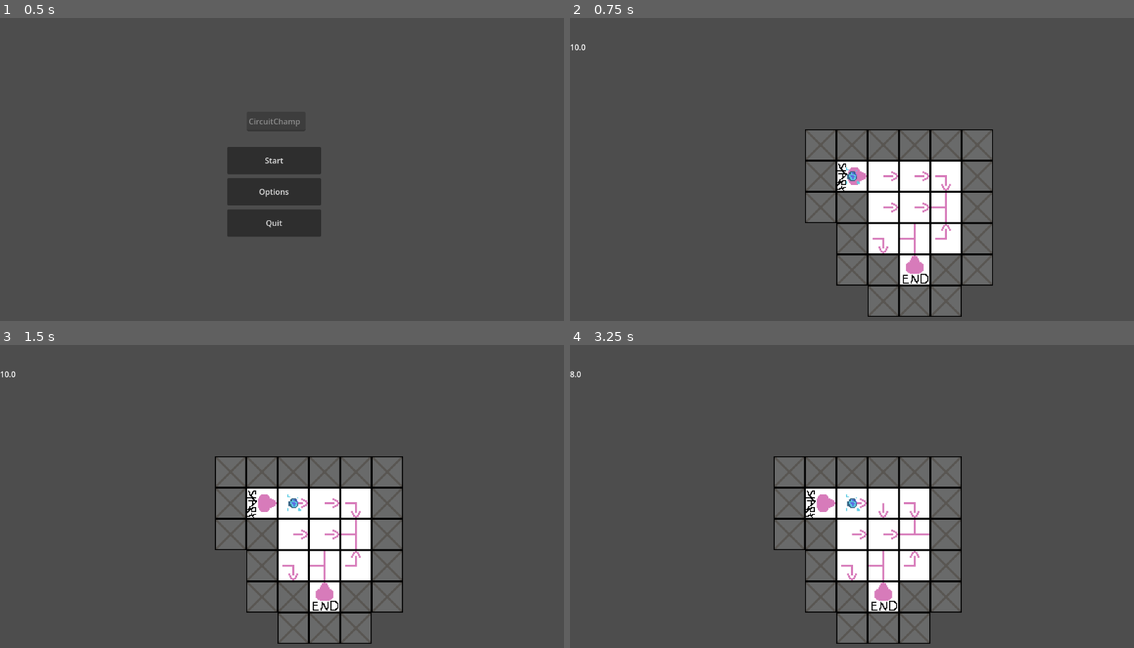
Above: before the commit, frames 1-4 (two rows, left to right).
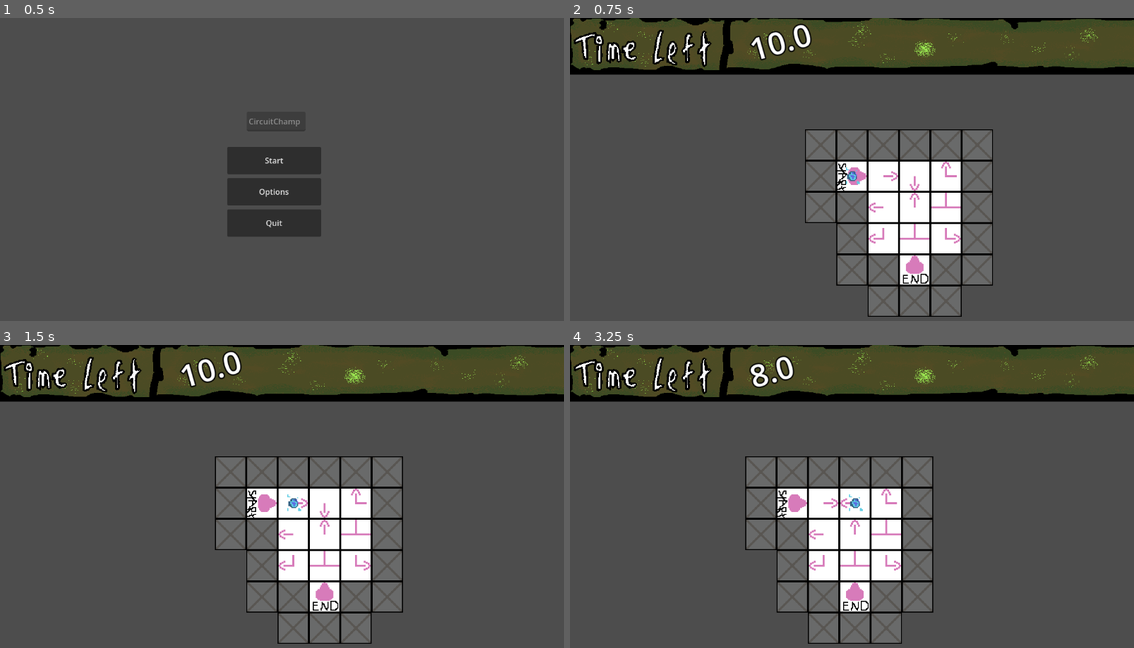
Above: after the commit, the same moments.

Repository: Leaveess/CircuitPuzzle
Game: Godot game, scene res://Scenes/mainmenu.tscn
Same seed, same stepped clock (60 frames per second), same inputs: the game is played once before the commit and once after it.
Inputs (mouse positions are in pixels of both pictures, inside the frame that each line leads up to):
- Up to frame 1 (0.5 s): no input
- Up to frame 2 (0.75 s): click "Start" at 0.5 s
- Up to frame 3 (1.5 s): tap Enter at 1.25 s; move the mouse to (377, 502) at 1.27 s; hold D (right) from 1.28 s (still down); click (377, 502) at 1.42 s
- Up to frame 4 (3.25 s): move the mouse to (885, 502) at 2.02 s; release D (right) at 2.03 s; hold S (down) 2.03-2.78 s; click (885, 502) at 2.17 s; move the mouse to (914, 532) at 2.77 s; hold D (right) from 2.78 s (still down); click (914, 532) at 2.92 s

Frame 1 is identical in both runs. In frame 2, 19% of the frame differs, in the area x 0-100%, y 0-78%; in frame 3, 19%; in frame 4, 30%, in the area x 0-100%, y 0-99%.

Commit message:
Updated
Tiles updated
Ui Updated timer fixed

Diff:
--- a/Scenes/LevelUi.tscn
+++ b/Scenes/LevelUi.tscn
@@ -1,6 +1,7 @@
 [gd_scene format=3 uid="uid://dm8cwfrotxh5n"]
 
 [ext_resource type="Script" uid="uid://cnuspiau14g2f" path="res://Scripts/UI.gd" id="1_80pfe"]
+[ext_resource type="Texture2D" uid="uid://drbcfn2gfidcq" path="res://Textures/TopUI.png" id="2_l7pld"]
 
 [node name="LevelUi" type="Control" unique_id=1055713849]
 layout_mode = 3
@@ -13,9 +14,25 @@
 [node name="UI" type="CanvasLayer" parent="." unique_id=1744820219]
 script = ExtResource("1_80pfe")
 
+[node name="Sprite2D" type="Sprite2D" parent="UI" unique_id=1547711323]
+texture_filter = 1
+position = Vector2(632, 56)
+scale = Vector2(1.2400012, 1)
+texture = ExtResource("2_l7pld")
+region_enabled = true
+region_rect = Rect2(0, 0, 1028, 121)
+
 [node name="MarginContainer" type="MarginContainer" parent="UI" unique_id=366628504]
-offset_right = 496.0
-offset_bottom = 120.0
+offset_left = 351.99997
+offset_top = 8.000008
+offset_right = 848.0
+offset_bottom = 128.0
+rotation = -0.27687153
 
 [node name="Timerlabel" type="Label" parent="UI/MarginContainer" unique_id=1202754615]
 layout_mode = 2
+theme_override_colors/font_outline_color = Color(0, 0, 0, 1)
+theme_override_constants/outline_size = 10
+theme_override_font_sizes/font_size = 64
+horizontal_alignment = 3
+vertical_alignment = 3
--- a/Scenes/SparkCharacter.tscn
+++ b/Scenes/SparkCharacter.tscn
@@ -6,7 +6,7 @@
 [sub_resource type="RectangleShape2D" id="RectangleShape2D_7d56k"]
 size = Vector2(16, 16)
 
-[node name="CharacterBody2D" type="CharacterBody2D" unique_id=1504984075]
+[node name="CharacterBody2D" type="CharacterBody2D" unique_id=1504984075 groups=["player"]]
 disable_mode = 1
 collision_mask = 6
 script = ExtResource("1_m27fp")
@@ -15,7 +15,7 @@
 texture_filter = 1
 texture = ExtResource("2_4utue")
 
-[node name="CollisionShape2D" type="CollisionShape2D" parent="." unique_id=663330191]
+[node name="CollisionShape2D" type="CollisionShape2D" parent="." unique_id=663330191 groups=["player"]]
 shape = SubResource("RectangleShape2D_7d56k")
 
 [node name="up" type="RayCast2D" parent="." unique_id=1575769447]
--- a/Scenes/wires/Tile.tscn
+++ b/Scenes/wires/Tile.tscn
@@ -8,6 +8,9 @@
 
 [sub_resource type="RectangleShape2D" id="RectangleShape2D_iof5j"]
 size = Vector2(32, 1)
+
+[sub_resource type="RectangleShape2D" id="RectangleShape2D_vsccb"]
+size = Vector2(32, 32)
 
 [node name="Tile" type="Node2D" unique_id=2111458292 groups=["tiles"]]
 script = ExtResource("1_r4md0")
@@ -40,4 +43,12 @@
 position = Vector2(0, 0.5)
 shape = SubResource("RectangleShape2D_iof5j")
 
+[node name="Area2D" type="Area2D" parent="." unique_id=626674582 groups=["tiles"]]
+collision_layer = 2
+
+[node name="CollisionShape2D" type="CollisionShape2D" parent="Area2D" unique_id=946411715]
+shape = SubResource("RectangleShape2D_vsccb")
+
 [connection signal="input_event" from="Clickable" to="." method="_on_clickable_input_event"]
+[connection signal="body_entered" from="Area2D" to="." method="_on_area_2d_body_entered"]
+[connection signal="body_exited" from="Area2D" to="." method="_on_area_2d_body_exited"]
--- a/Scenes/wires/end_tile.tscn
+++ b/Scenes/wires/end_tile.tscn
@@ -54,4 +54,4 @@
 position = Vector2(-0.00532005, 0.58243465)
 shape = SubResource("RectangleShape2D_mnfkv")
 
-[connection signal="area_entered" from="Clickable" to="Clickable" method="_on_area_entered"]
+[connection signal="body_entered" from="Clickable" to="Clickable" method="_on_body_entered"]
--- a/Scripts/game_manager.gd
+++ b/Scripts/game_manager.gd
@@ -9,15 +9,11 @@
 signal levelFail
 signal timerUpdate(timer)
 
-func _ready():
-	randomize()
 
 func levelStart(levelName: String, startTime: float):
 	CurrentlevelName = levelName
 	timer = startTime
 	levelPlaying = true
-
-	#rotateRandom()
 
 # Called every frame. 'delta' is the elapsed time since the previous frame.
 func _process(delta: float):
@@ -34,10 +30,15 @@
 	if not levelPlaying:
 		return
 	levelPlaying = false
+
+	completedLevels[CurrentlevelName] = true
 	emit_signal("levelComplete")
+
+	get_tree().change_scene_to_file("res://Scenes/mainmenu.tscn")
+	print(completedLevels)
 
 func failLevel():
 	levelPlaying = false
 	emit_signal("levelFail")
 
-#func rotateRandom():
+	get_tree().reload_current_scene()
--- a/Scripts/tile.gd
+++ b/Scripts/tile.gd
@@ -1,10 +1,41 @@
 extends Node2D
 
+var Rotatable = true
+var sparkOntop = false
+
+func _ready():
+	randomize()
+	randomRotation()
 
 func rotateTile():
-	rotation += PI/2
+	if sparkOntop:
+		return
+	rotation_degrees += 90
+
+func randomRotation():
+	var rotations = randi() % 4
+	rotation_degrees = rotations * 90
 
 func _on_clickable_input_event(viewport: Node, event: InputEvent, shape_idx: int) -> void:
 	if event is InputEventMouseButton:
 		if event.pressed and event.button_index == MOUSE_BUTTON_LEFT:
 			rotateTile()
+
+func _on_body_entered(body):
+	if body.is_in_group("player"):
+		sparkOntop = true
+
+func _on_body_exited(body):
+	if body.is_in_group("player"):
+		sparkOntop = false
+
+
+func _on_area_2d_body_entered(body:) -> void:
+	print(body, sparkOntop)
+	if body.is_in_group("player"):
+		sparkOntop = true
+
+
+func _on_area_2d_body_exited(body:) -> void:
+	if body.is_in_group("player"):
+		sparkOntop = false
--- a/project.godot
+++ b/project.godot
@@ -24,6 +24,7 @@
 Output=""
 Input=""
 tiles=""
+player=""
 
 [input]
 
Binary file added: Textures/TopUI.png
Not shown, added: Textures/TopUI.png.import
